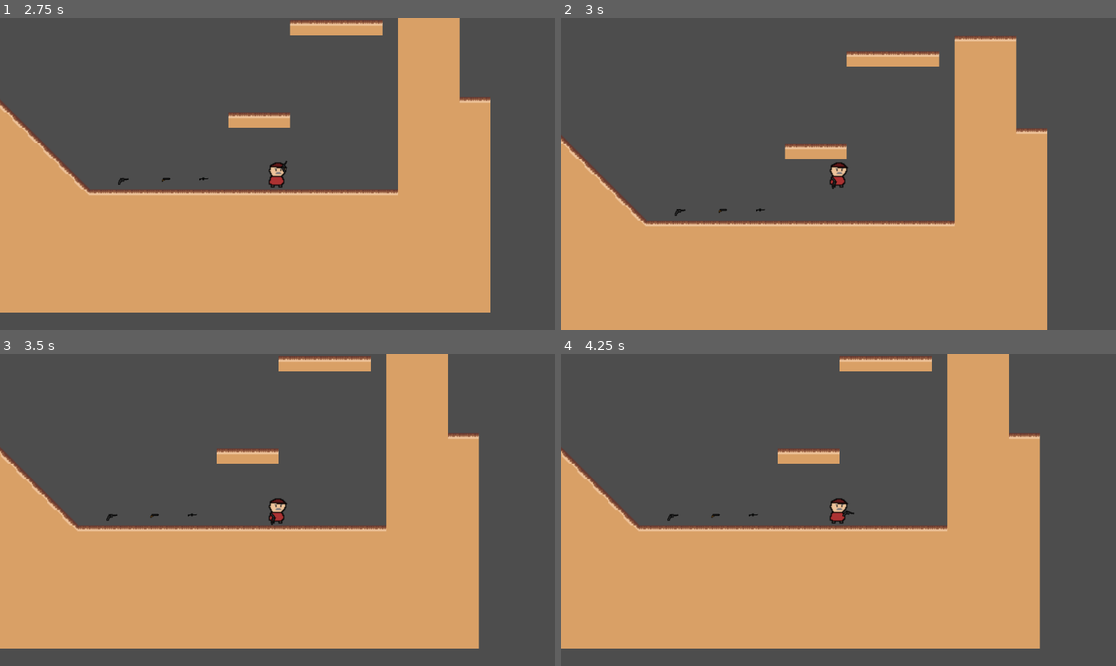
Above: before the commit, frames 1-4 (two rows, left to right).
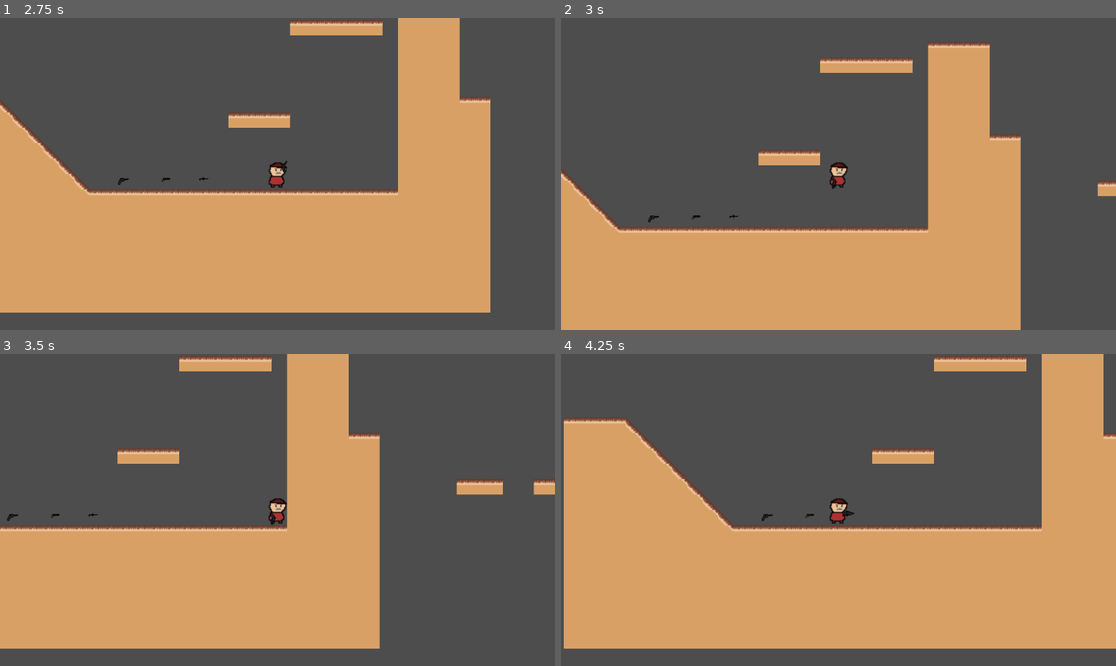
Above: after the commit, the same moments.

Repository: UVASGD/spring-2024-ricochet
Game: Godot game, scene res://scenes/world.tscn
Two runs of this game, one before a commit and one after it. Both use one fixed random seed, a clock stepped at 60 frames per second and the inputs below.
Inputs (mouse positions are in pixels of both pictures, inside the frame that each line leads up to):
- Up to frame 1 (2.75 s): tap Enter (ui_accept) at 0.5, 0.77, 1.25, 1.52, 2 s; move the mouse to (399, 158) at 0.52 s; hold Right (ui_right) 0.53-2.03 s; click (399, 158) at 0.6 s; move the mouse to (166, 189) at 1.27 s; click (166, 189) at 1.35 s; move the mouse to (333, 105) at 2.02 s; hold Left (ui_left) from 2.03 s (still down); hold W (Swap) from 2.03 s (still down); click (333, 105) at 2.3 s
- Up to frame 2 (3 s): tap Enter (ui_accept) at 2.75 s; move the mouse to (810, 236) at 2.77 s; release Left (ui_left) at 2.78 s; release W (Swap) at 2.78 s; hold Right (ui_right) from 2.78 s (still down); click (810, 236) at 2.85 s
- Up to frame 3 (3.5 s): keep holding Right (ui_right); tap Enter (ui_accept) at 3.02 s
- Up to frame 4 (4.25 s): keep holding Right (ui_right); move the mouse to (1005, 556) at 3.52 s; click (1005, 556) at 3.6 s; tap Enter (ui_accept) at 3.77 s

Frame 1 is identical in both runs. In frame 2, 14% of the frame differs, in the area x 0-100%, y 5-100%; in frame 3, 27%; in frame 4, 29%, in the area x 0-100%, y 0-95%.

Commit message:
Change ShootVector to use gun rotation

Diff:
--- a/scripts/CharacterBody2D.gd
+++ b/scripts/CharacterBody2D.gd
@@ -12,10 +12,11 @@
 var gravity = ProjectSettings.get_setting("physics/2d/default_gravity")
 #Initializes vectors and values needed for shot calculation
 func _physics_process(delta):
-	var ShootVector = (get_global_mouse_position() - $".".position).normalized()
+	# var ShootVector = (get_global_mouse_position() - $".".position).normalized()
 	var deg = int(rad_to_deg($Pivot.get_rotation())) % 360
 	if deg < 0:
 		deg = deg + 360
+	var ShootVector = Vector2.RIGHT.rotated(deg_to_rad(deg))
 	var power = 0
 	#If shooting, calculate power based on distance to closest wall/floor, move in direction opposite mouse
 	if Input.is_action_just_pressed("Shoot"):
